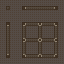
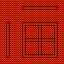
Revision of a layered 64px x 64px image; what changed, layer by layer:
added group "warning.layers" with 6 layers above "warning #1" over [0, 0, 64, 64]
added layer "warning.shadows" (multiply) in group "warning.layers" over [6, 6, 58, 58]
added layer "rb.warning.full" (multiply) in group "warning.layers" over [0, 0, 64, 64]
added layer "warning.coupling.mask" in group "warning.layers" over [6, 6, 58, 58]
painted on "bottom #2" over [0, 0, 64, 64]
hid "bottom", opacity 100% → 40%, painted on it over [0, 0, 64, 64]
hid "bottom #1", opacity 100% → 50% over [0, 0, 63, 63]
added layer "small_glass_pipes" above "small_pipes" over [6, 6, 58, 58]
renamed "SmallCables" to "small_pipes", painted on it over [6, 6, 58, 58]
